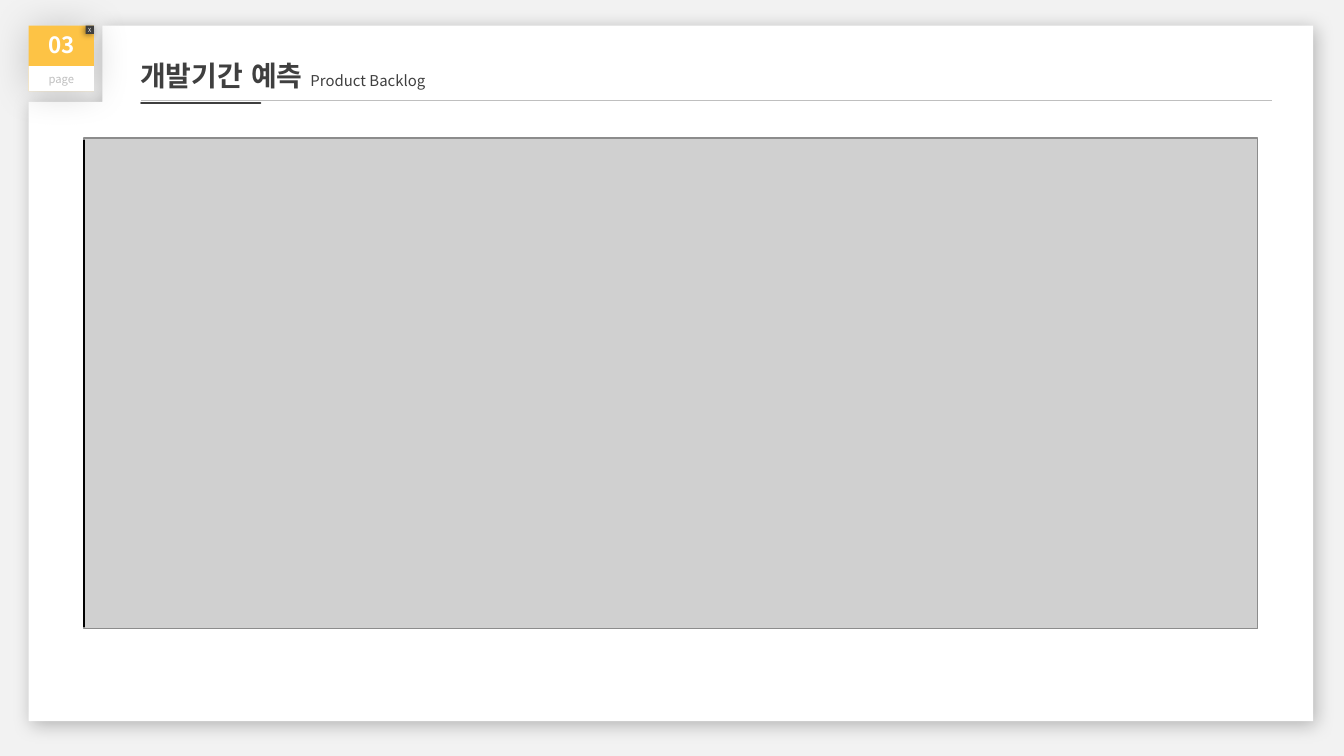
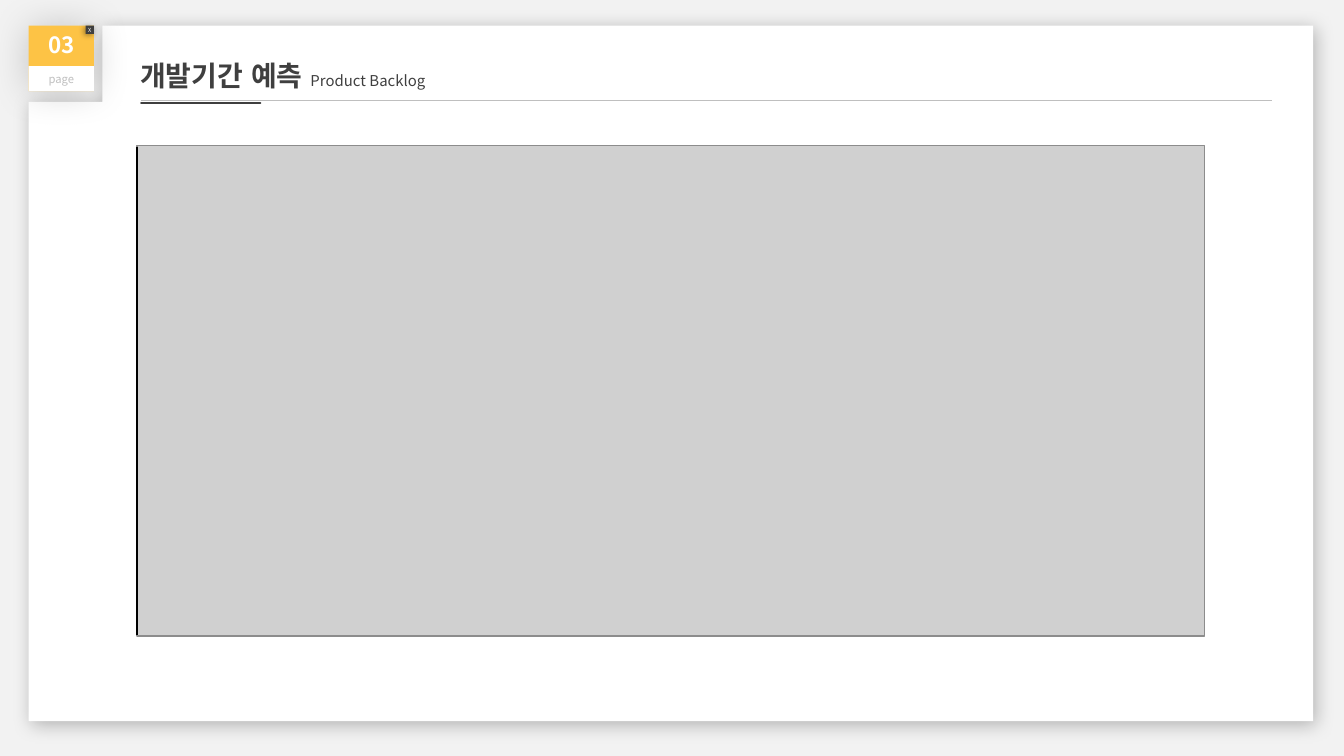
Before and after one commit to KPUCE2021SP/HaneulBori, a slide deck: slide 3 of Documents/2021 ICT 하늘보리 1차 발표.pptx. Drawn at 1344x756 pixels with LibreOffice and Linux fonts; fonts in the diff are those of the drawing; grey boxes stand for pictures. Boxes give left, top, right and bottom in pixels: in the first picture for what was removed or moved away, otherwise in the second. Text is boxed around its words. In the diff, an @@ line names an element or a change of style, - is before the commit and + after.

```diff
--- a/Documents/2021 ICT 하늘보리 1차 발표.pptx
+++ b/Documents/2021 ICT 하늘보리 1차 발표.pptx
@@ picture: place and size @@
-picture at [83, 138, 1257, 629]
+picture at [137, 145, 1204, 636]
@@ line moved from (83, 140) - (83, 628) to (137, 146) - (137, 634) @@
```
Also in this commit, not shown: 6 other files.
